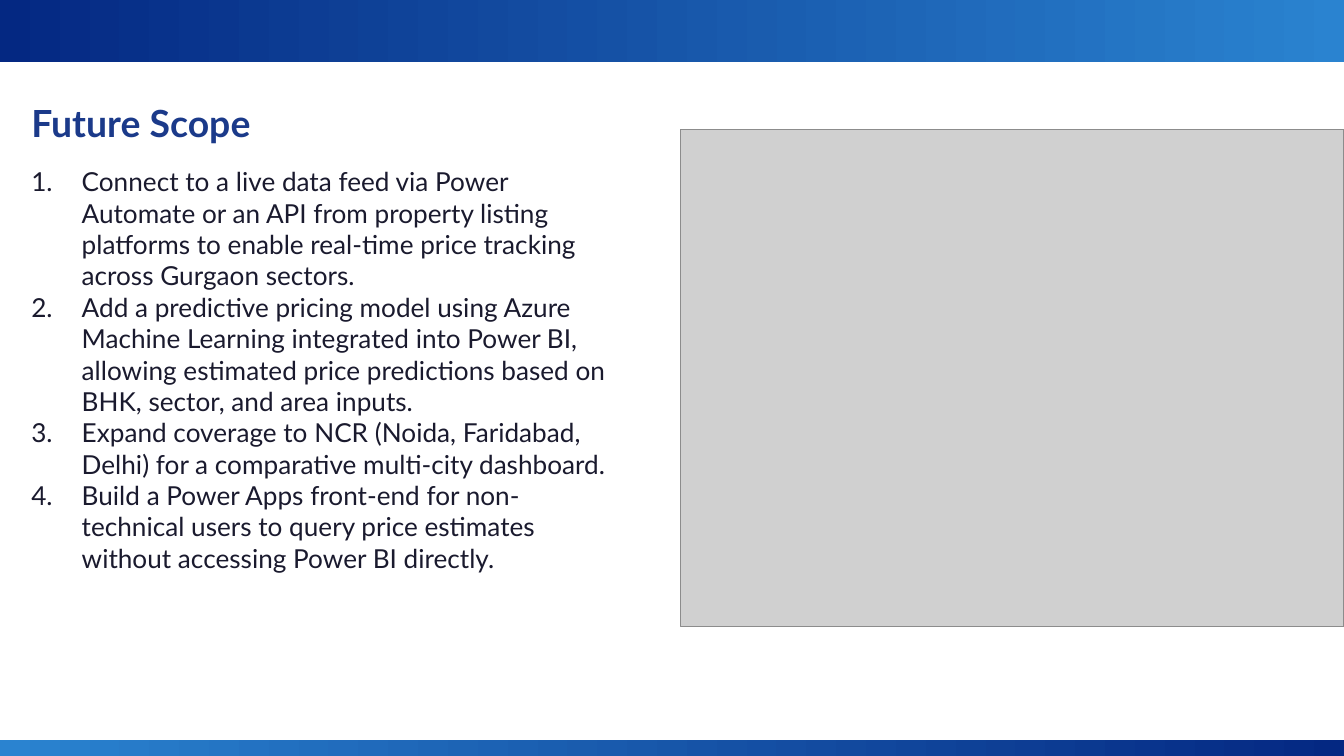
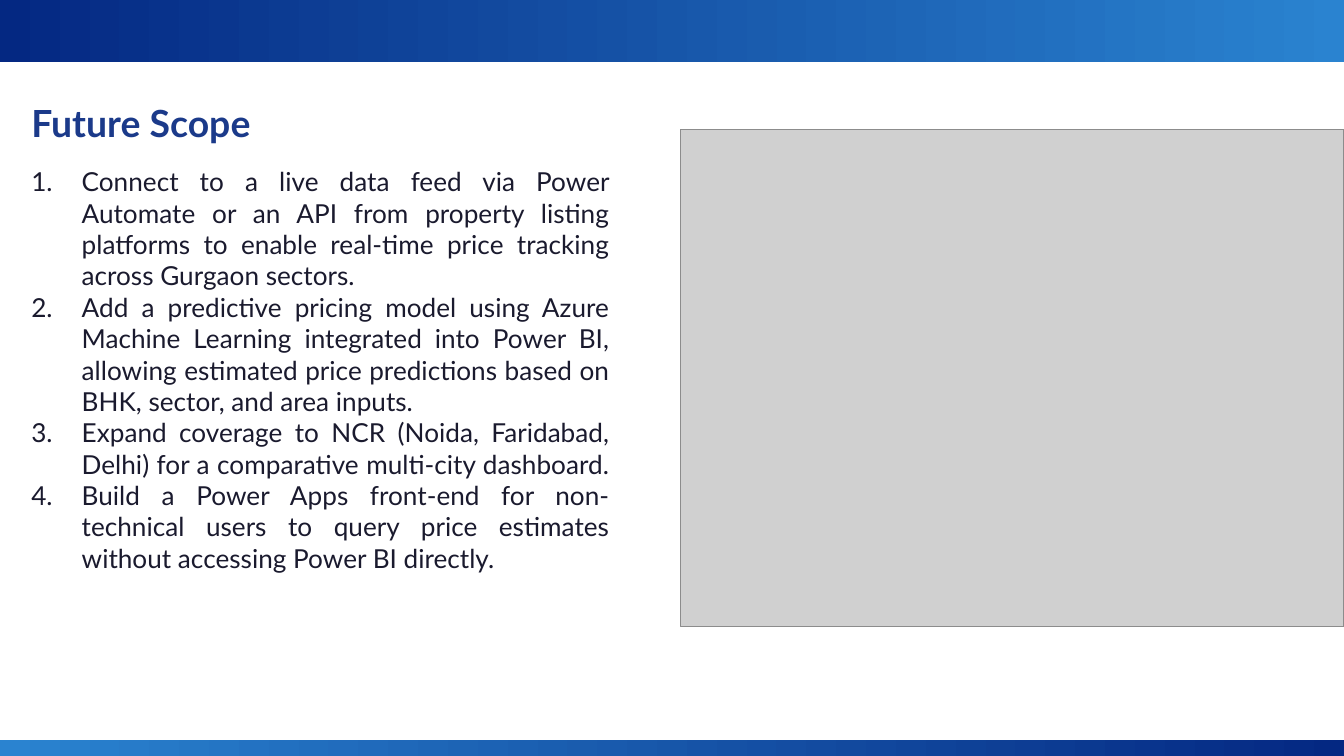
Before and after one commit to PrassiddhiSachdeva/Real-estate-Gurgaon-Power-BI-Dashboard, a slide deck: slide 13 of Gurgaon_RealEstate_Presentation.pptx (slide 14 before the commit). Drawn at 1344x756 pixels with LibreOffice and Linux fonts; fonts in the diff are those of the drawing; grey boxes stand for pictures; background and template pictures are left out. Boxes give left, top, right and bottom in pixels: in the first picture for what was removed or moved away, otherwise in the second. Text is boxed around its words. In the diff, an @@ line names an element or a change of style, - is before the commit and + after.

```diff
--- a/Gurgaon_RealEstate_Presentation.pptx
+++ b/Gurgaon_RealEstate_Presentation.pptx
@@ text "Connect to a live data ..." at <box>82,171,609,572</box>: alignment left to justified @@
```
Also in this commit, not shown: 6 other slides changed, 4 slides added, 5 slides removed, 5 other files.
